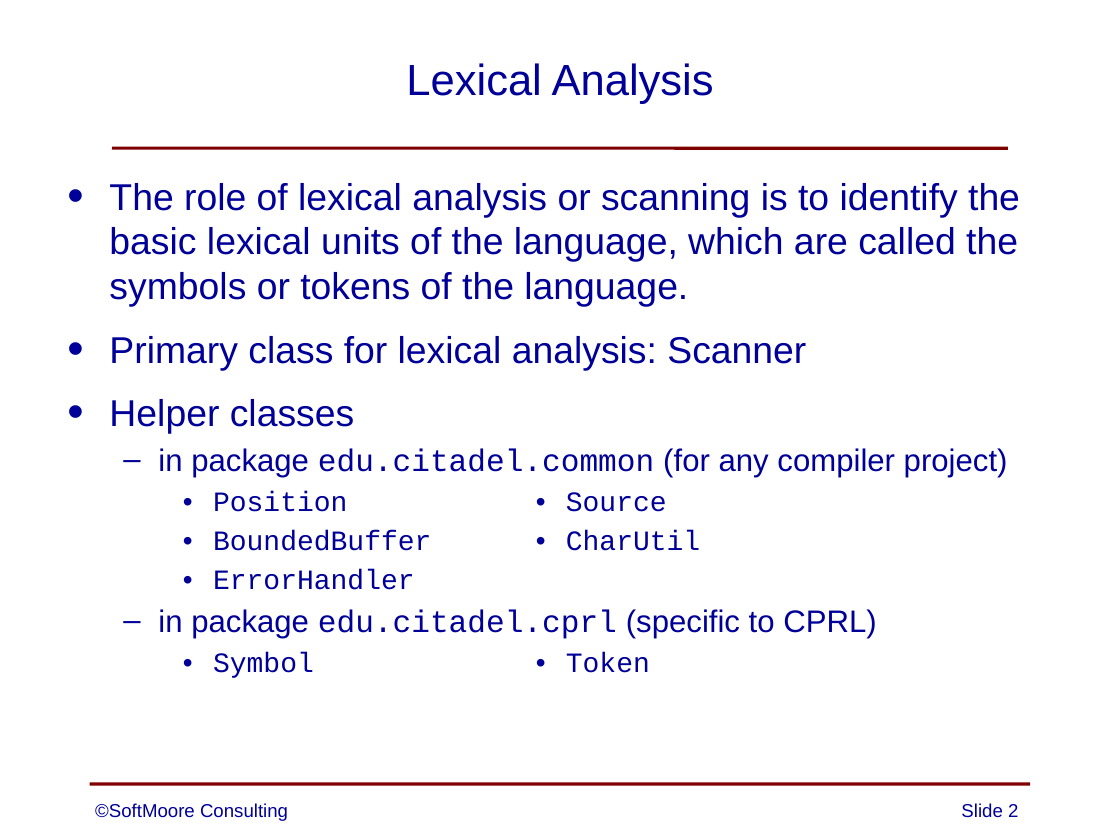
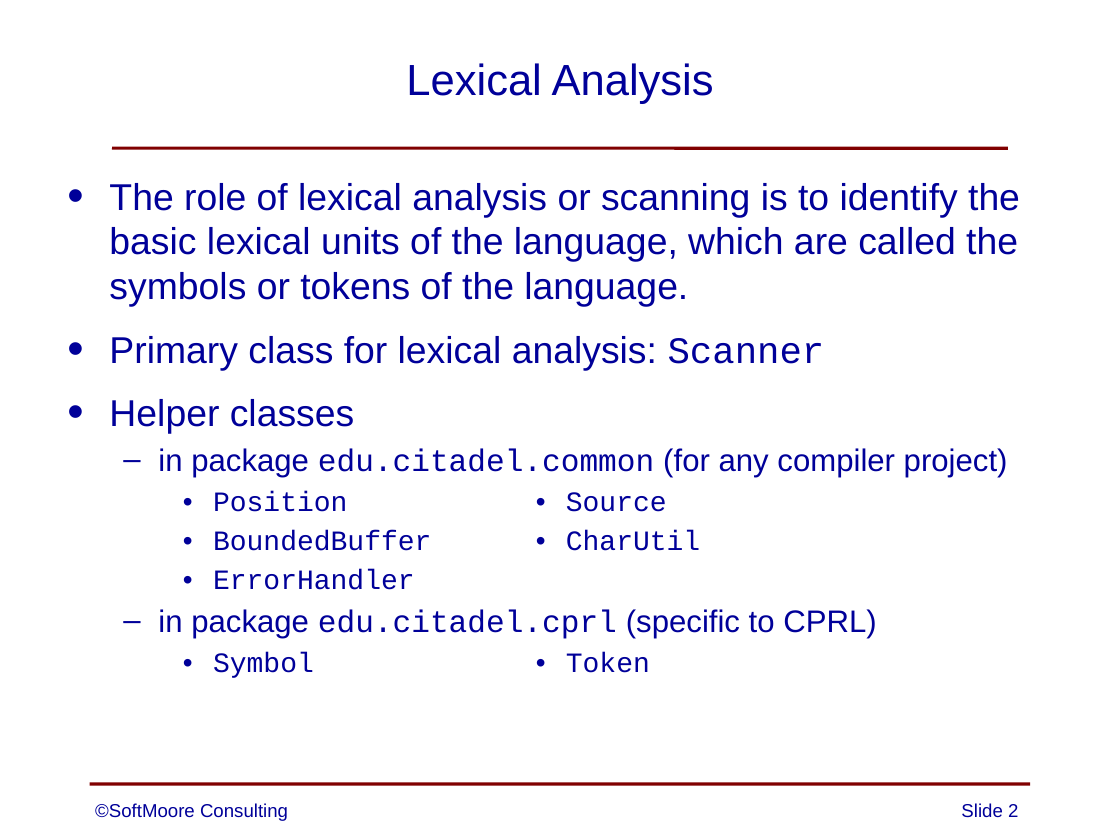
Before and after one commit to SoftMoore/CPRL-Java-4th, a slide deck: slide 2 of PowerPoints/05 - Lexical Analysis.pptx. Drawn at 1120x840 pixels with LibreOffice and Linux fonts; fonts in the diff are those of the drawing. Boxes give left, top, right and bottom in pixels: in the first picture for what was removed or moved away, otherwise in the second. Text is boxed around its words. In the diff, an @@ line names an element or a change of style, - is before the commit and + after.

```diff
--- a/PowerPoints/05 - Lexical Analysis.pptx
+++ b/PowerPoints/05 - Lexical Analysis.pptx
@@ text at (109,336,825,370): font Arial to Courier New in "Scanner" @@
```
Also in this commit, not shown: 2 other slides changed, 2 other files.
